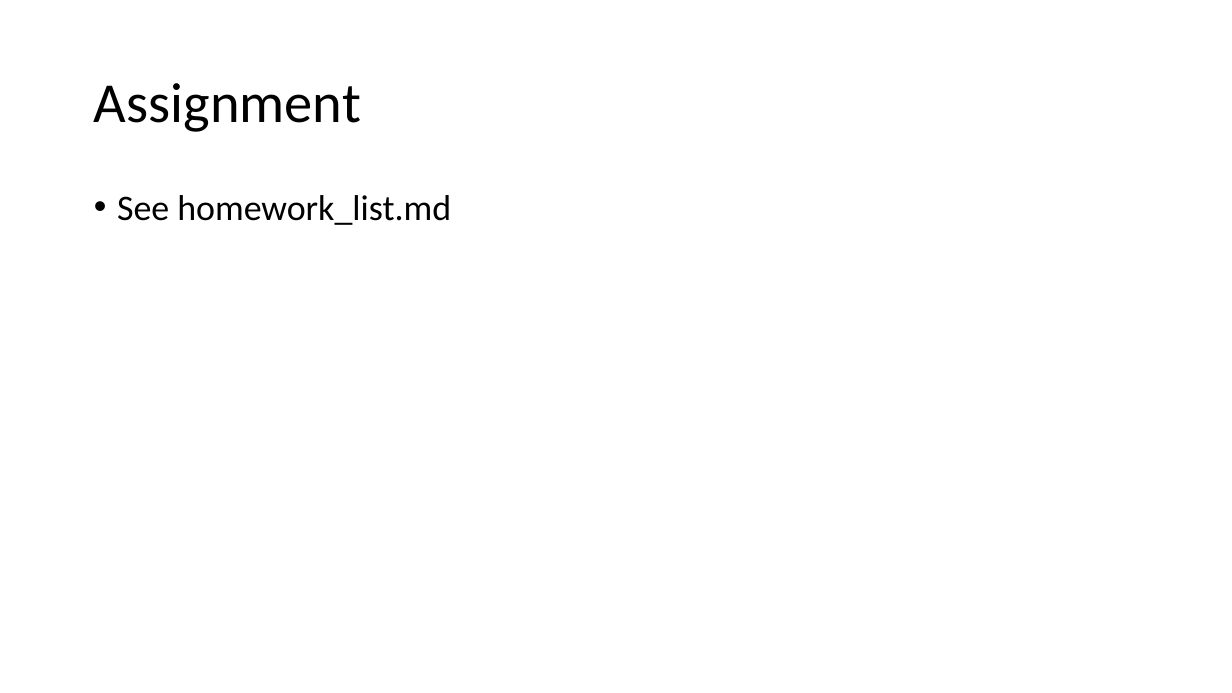
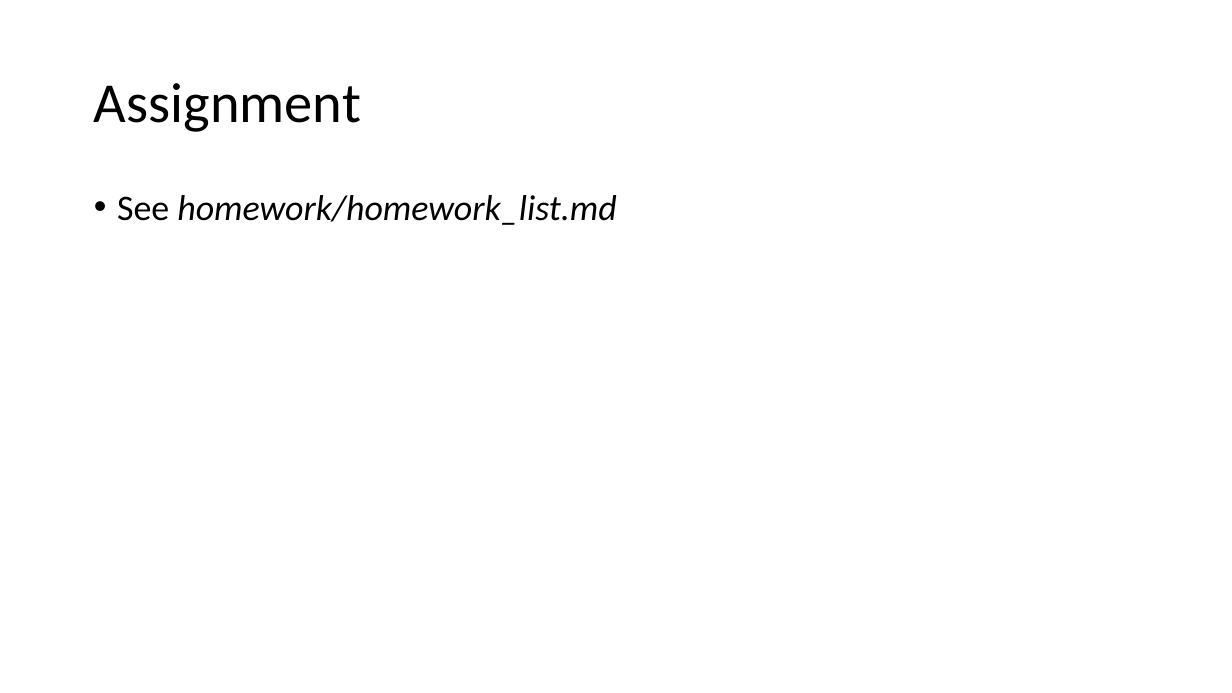
Before and after one commit to emailaddresses/PHYS4150-2018, a slide deck: slide 8 of tutorial_material/TS20180913/TS20180913.pptx. Drawn at 1232x693 pixels with LibreOffice and Linux fonts; fonts in the diff are those of the drawing. Boxes give left, top, right and bottom in pixels: in the first picture for what was removed or moved away, otherwise in the second. Text is boxed around its words. In the diff, an @@ line names an element or a change of style, - is before the commit and + after.

```diff
--- a/tutorial_material/TS20180913/TS20180913.pptx
+++ b/tutorial_material/TS20180913/TS20180913.pptx
@@ text at [117,195,616,225]: text changed; italic on @@
-• See homework_list.md
+• See homework/homework_list.md
```
Also in this commit, not shown: 5 other slides changed, 4 other files.
